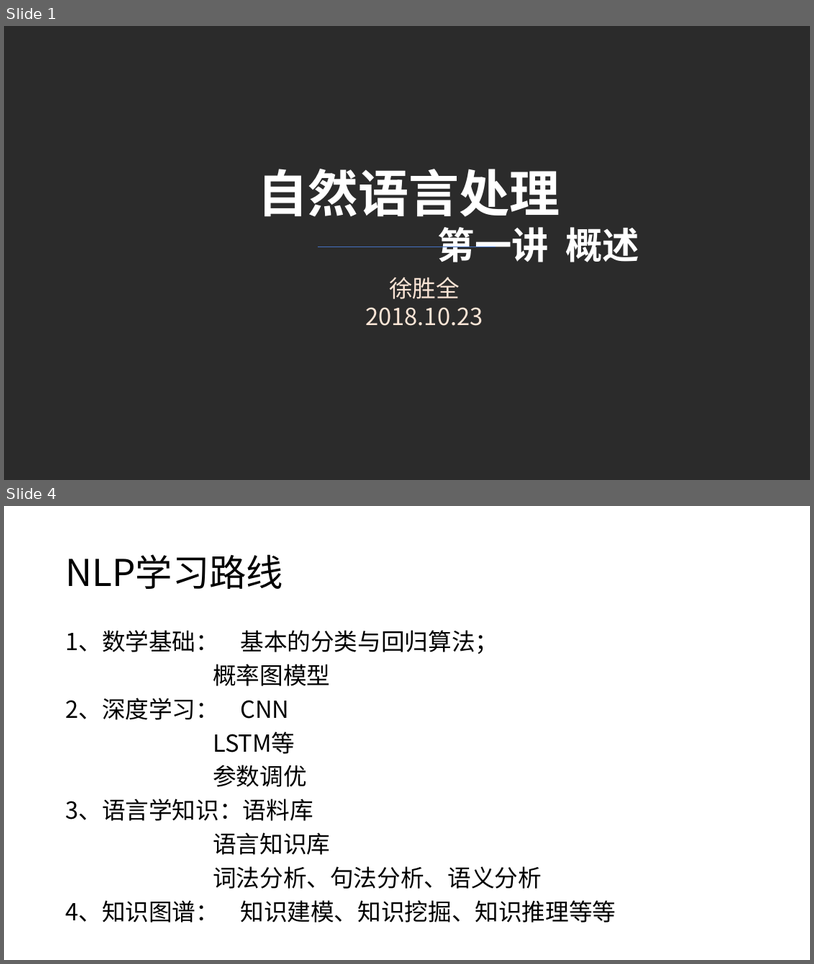
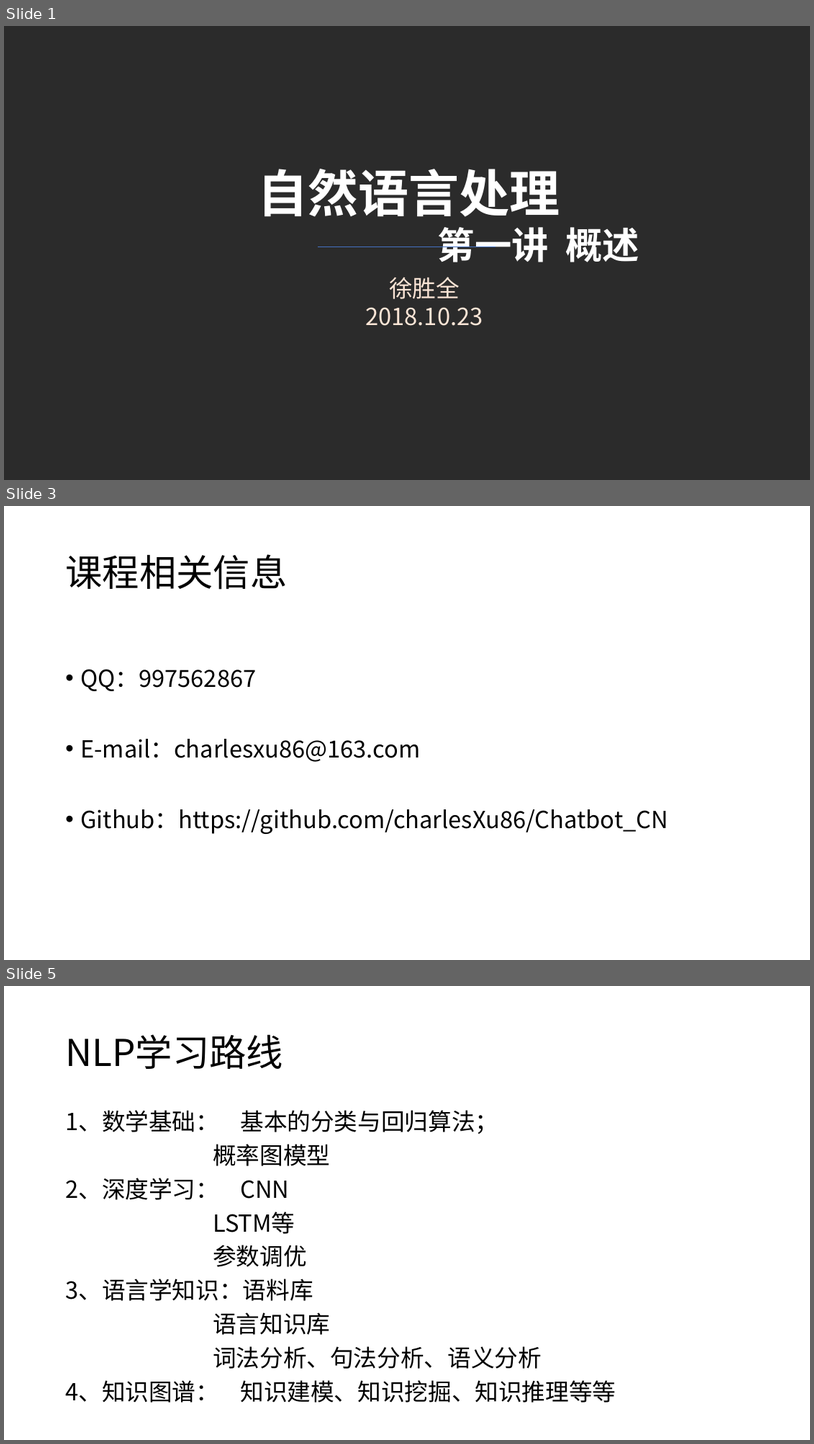
Before and after one commit to charlesXu86/Chatbot_CN, a slide deck: Chatbot_Doc/课程/自然语言处理-1.pptx. Shown one above the other, each under a label of ours: slides 1 and 4 before the commit, slides 1, 3 and 5 after it; the slides between them are not shown. The pictures are 814x964 and 814x1444 pixels, drawn with LibreOffice and Linux fonts; fonts in the diff are those of the drawing; background and template pictures are left out; a plain dark background stands for a picture behind light text. Boxes give left, top, right and bottom in pixels: in the first picture for what was removed or moved away, otherwise in the second. Text is boxed around its words. In the diff, an @@ line names an element or a change of style, - is before the commit and + after.

```diff
--- a/Chatbot_Doc/课程/自然语言处理-1.pptx
+++ b/Chatbot_Doc/课程/自然语言处理-1.pptx
@@ slide 3 added at <box>4,506,810,960</box>, background #FFFFFF @@
@@ title added at <box>65,554,287,590</box>, 44 pt, text #000000 @@
+课程相关信息
@@ text added at <box>80,669,669,834</box>, 28 pt, text #000000 @@
+• QQ：997562867
+• E-mail：charlesxu86@163.com
+• Github：https://github.com/charlesXu86/Chatbot_CN
@@ what was slide 4 is now slide 5 @@
```
Also in this commit, not shown: 8 slides changed, 7 other slides added, 1 slide removed.
